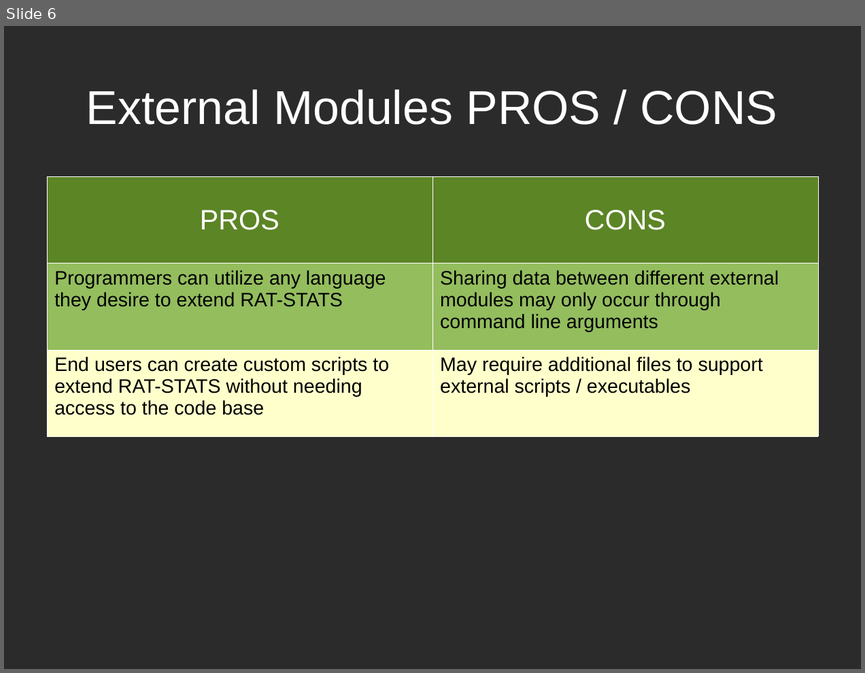
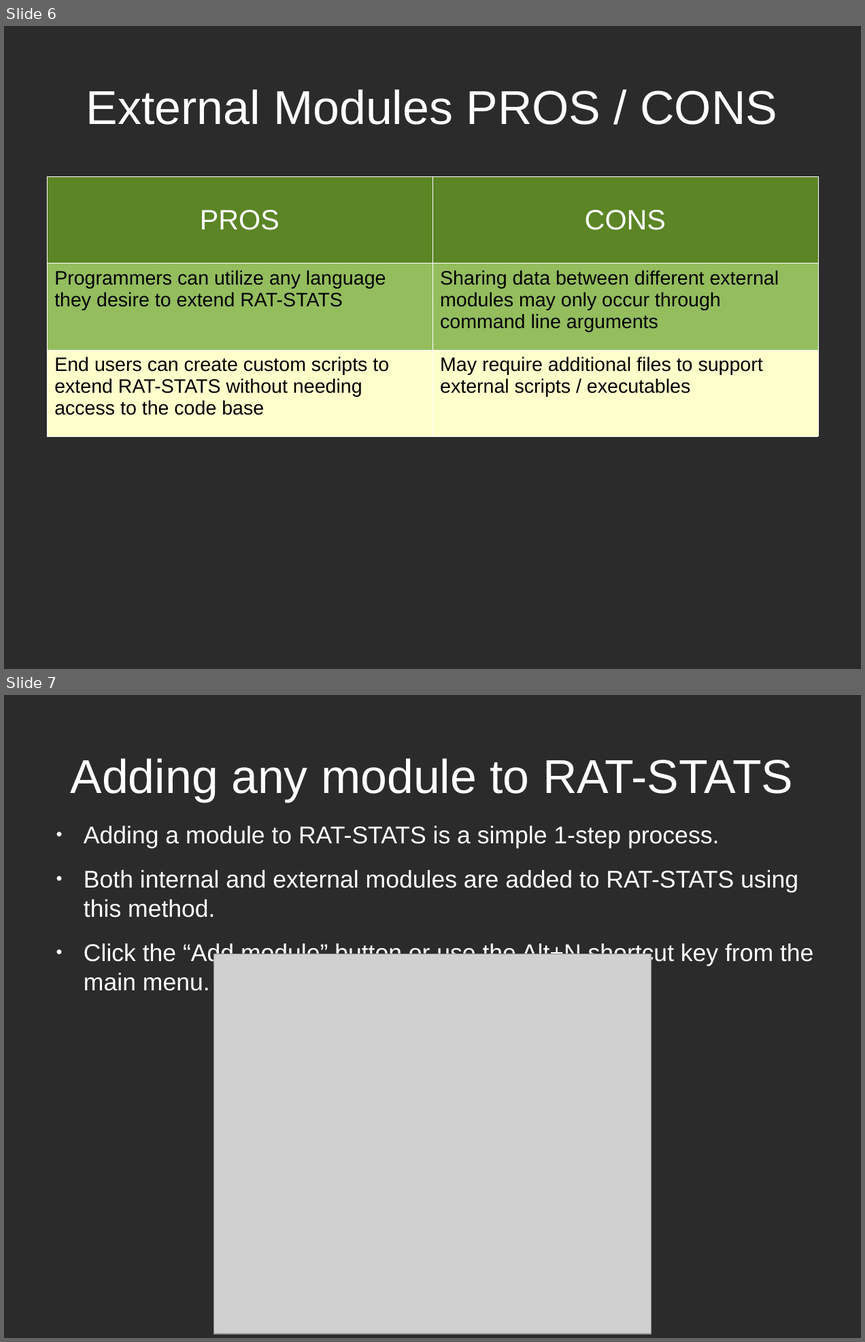
Before and after one commit to cbtek/RStats2017, a slide deck: submission/rstats_help/rstats_module_extensions.odp. Shown one above the other, each under a label of ours: slide 6 before the commit, slides 6 and 7 after it. The pictures are 865x673 and 865x1342 pixels, drawn with LibreOffice and Linux fonts; fonts in the diff are those of the drawing; grey boxes stand for pictures; background and template pictures are left out; a plain dark background stands for a picture behind light text. Boxes give left, top, right and bottom in pixels: in the first picture for what was removed or moved away, otherwise in the second. Text is boxed around its words. In the diff, an @@ line names an element or a change of style, - is before the commit and + after.

```diff
--- a/submission/rstats_help/rstats_module_extensions.odp
+++ b/submission/rstats_help/rstats_module_extensions.odp
@@ slide 7 added at (4,695,861,1338), background picture (left out) @@
@@ title added at (71,758,793,802), 44 pt, text #FFFFFF @@
+Adding any module to RAT-STATS
@@ text added at (84,826,813,966), 22.4 pt, text #FFFFFF @@
+● Adding a module to RAT-STATS is a simple 1-step process.
+● Both internal and external modules are added to RAT-STATS using this method.
+● Click the “Add module” button or use the Alt+N shortcut key from the main menu.
@@ picture added at (214,954,651,1334) @@
```
Also in this commit, not shown: 3 slides changed, 18 other slides added, 16 other files.
